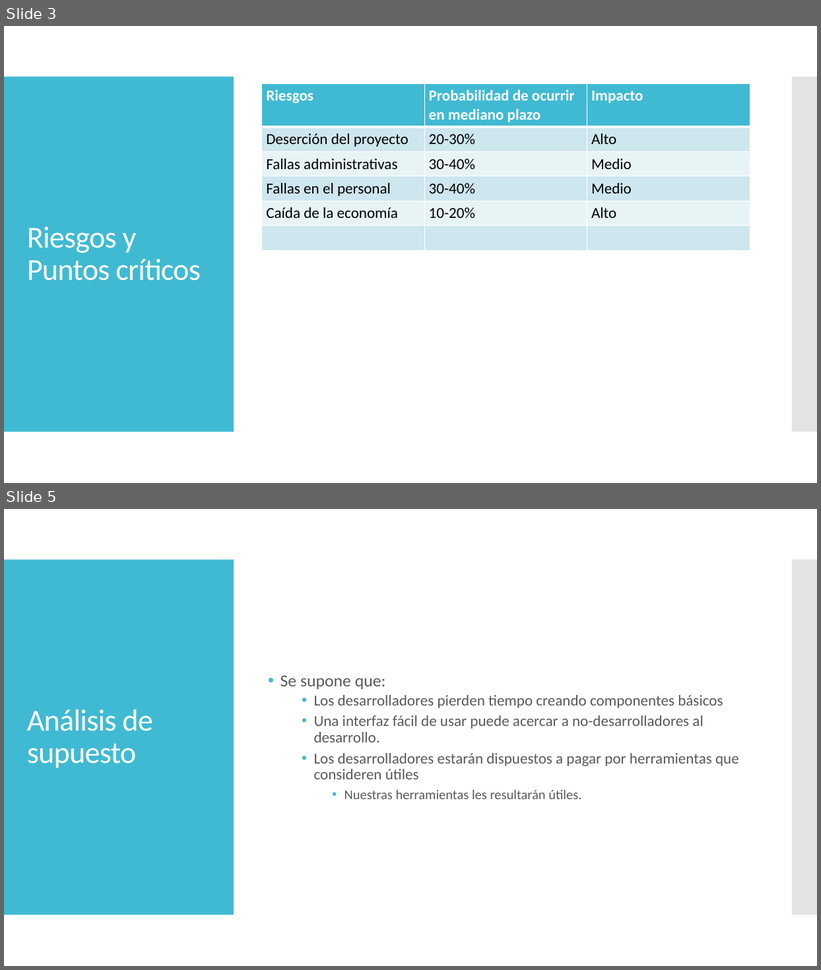
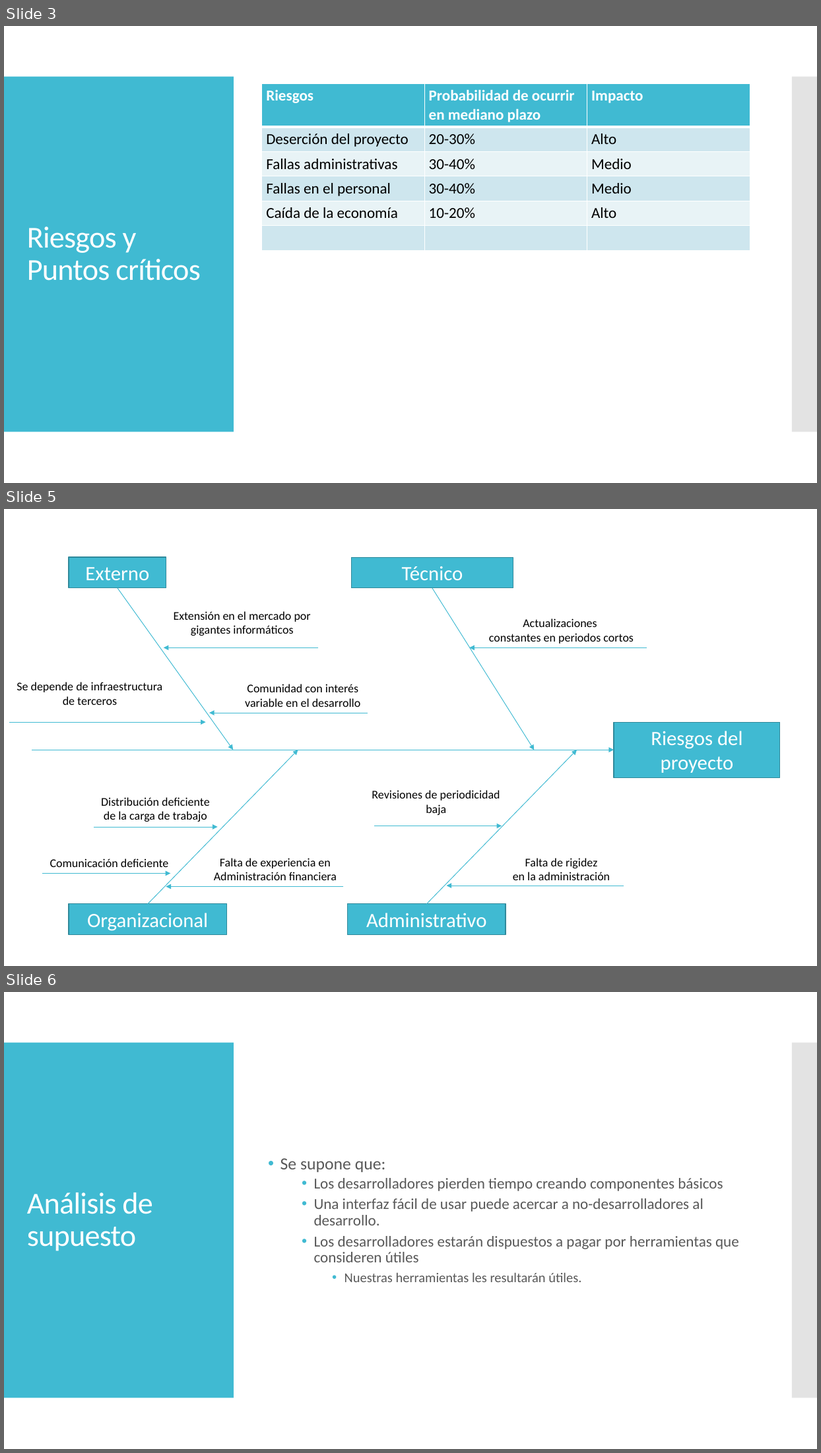
Before and after one commit to DerTee/Framework-Joyeuse, a slide deck: Presentaciones/4.7 Control de programa de proyecto.pptx. Shown one above the other, each under a label of ours: slides 3 and 5 before the commit, slides 3, 5 and 6 after it; the slides between them are not shown. The pictures are 821x970 and 821x1453 pixels, drawn with LibreOffice and Linux fonts; fonts in the diff are those of the drawing. Boxes give left, top, right and bottom in pixels: in the first picture for what was removed or moved away, otherwise in the second. Text is boxed around its words. In the diff, an @@ line names an element or a change of style, - is before the commit and + after.

```diff
--- a/Presentaciones/4.7 Control de programa de proyecto.pptx
+++ b/Presentaciones/4.7 Control de programa de proyecto.pptx
@@ slide 5 added at [4, 509, 817, 966], background #FFFFFF @@
@@ rectangle added at [69, 557, 166, 588], fill #40BAD2, outline #2F8A9B 0.85 pt, 24 pt, text #FFFFFF @@
+Externo
@@ rectangle added at [351, 557, 514, 588], fill #40BAD2, outline #2F8A9B 0.85 pt, 24 pt, text #FFFFFF @@
+Técnico
@@ arrow added from (118, 588) to (234, 750), #40BAD2 0.75 pt @@
@@ arrow added from (432, 588) to (534, 750), #40BAD2 0.75 pt @@
@@ text added at [174, 611, 311, 636], 14 pt, text #000000 @@
+Extensión en el mercado por
+gigantes informáticos
@@ text added at [489, 619, 634, 644], 14 pt, text #000000 @@
+Actualizaciones
+constantes en periodos cortos
@@ arrow added from (318, 648) to (164, 648), #40BAD2 0.75 pt @@
@@ arrow added from (647, 648) to (469, 648), #40BAD2 0.75 pt @@
@@ text added at [17, 682, 163, 705], 14 pt, text #000000 @@
+Se depende de infraestructura
+de terceros
@@ text added at [245, 684, 360, 707], 14 pt, text #000000 @@
+Comunidad con interés
+variable en el desarrollo
@@ arrow added from (9, 722) to (206, 722), #40BAD2 0.75 pt @@
@@ arrow added from (368, 714) to (209, 714), #40BAD2 0.75 pt @@
@@ rectangle added at [614, 722, 781, 778], fill #40BAD2, outline #2F8A9B 0.85 pt, 24 pt, text #FFFFFF @@
+Riesgos del proyecto
@@ arrow added from (32, 750) to (614, 750), #40BAD2 0.75 pt @@
@@ arrow added from (148, 904) to (298, 750), #40BAD2 0.75 pt @@
@@ arrow added from (426, 904) to (577, 750), #40BAD2 0.75 pt @@
@@ text added at [101, 797, 209, 822], 14 pt, text #000000 @@
+Distribución deficiente
+de la carga de trabajo
@@ text added at [372, 790, 500, 815], 14 pt, text #000000 @@
+Revisiones de periodicidad
+baja
@@ arrow added from (94, 827) to (217, 827), #40BAD2 0.75 pt @@
@@ arrow added from (375, 826) to (502, 826), #40BAD2 0.75 pt @@
@@ text added at [50, 859, 169, 867], 14 pt, text #000000 @@
+Comunicación deficiente
@@ text added at [214, 858, 337, 881], 14 pt, text #000000 @@
+Falta de experiencia en
+Administración financiera
@@ text added at [513, 858, 610, 881], 14 pt, text #000000 @@
+Falta de rigidez
+en la administración
@@ arrow added from (42, 874) to (170, 874), #40BAD2 0.75 pt @@
@@ rectangle added at [69, 904, 226, 935], fill #40BAD2, outline #2F8A9B 0.85 pt, 24 pt, text #FFFFFF @@
+Organizacional
@@ arrow added from (344, 887) to (166, 887), #40BAD2 0.75 pt @@
@@ rectangle added at [347, 904, 506, 935], fill #40BAD2, outline #2F8A9B 0.85 pt, 24 pt, text #FFFFFF @@
+Administrativo
@@ arrow added from (624, 886) to (447, 886), #40BAD2 0.75 pt @@
@@ what was slide 5 is now slide 6 @@
```
Also in this commit, not shown: 1 slide changed, 3 other files.
